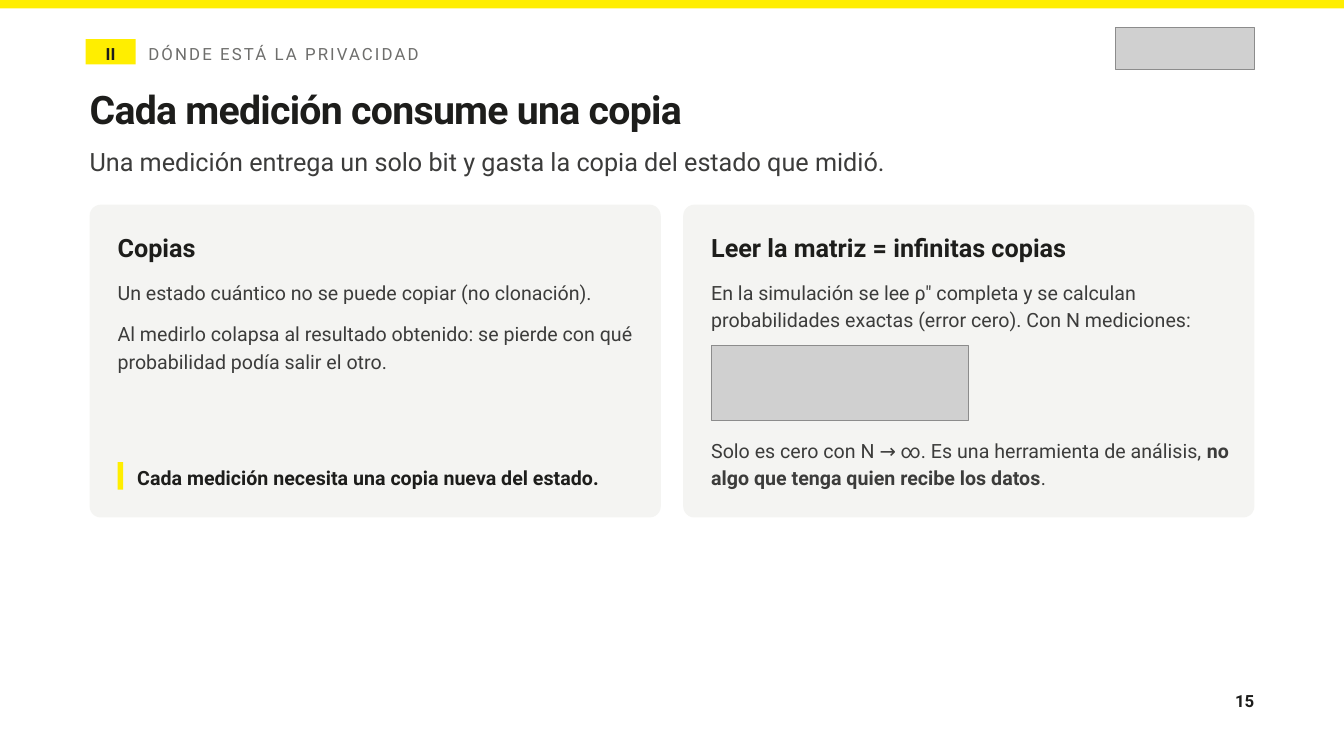
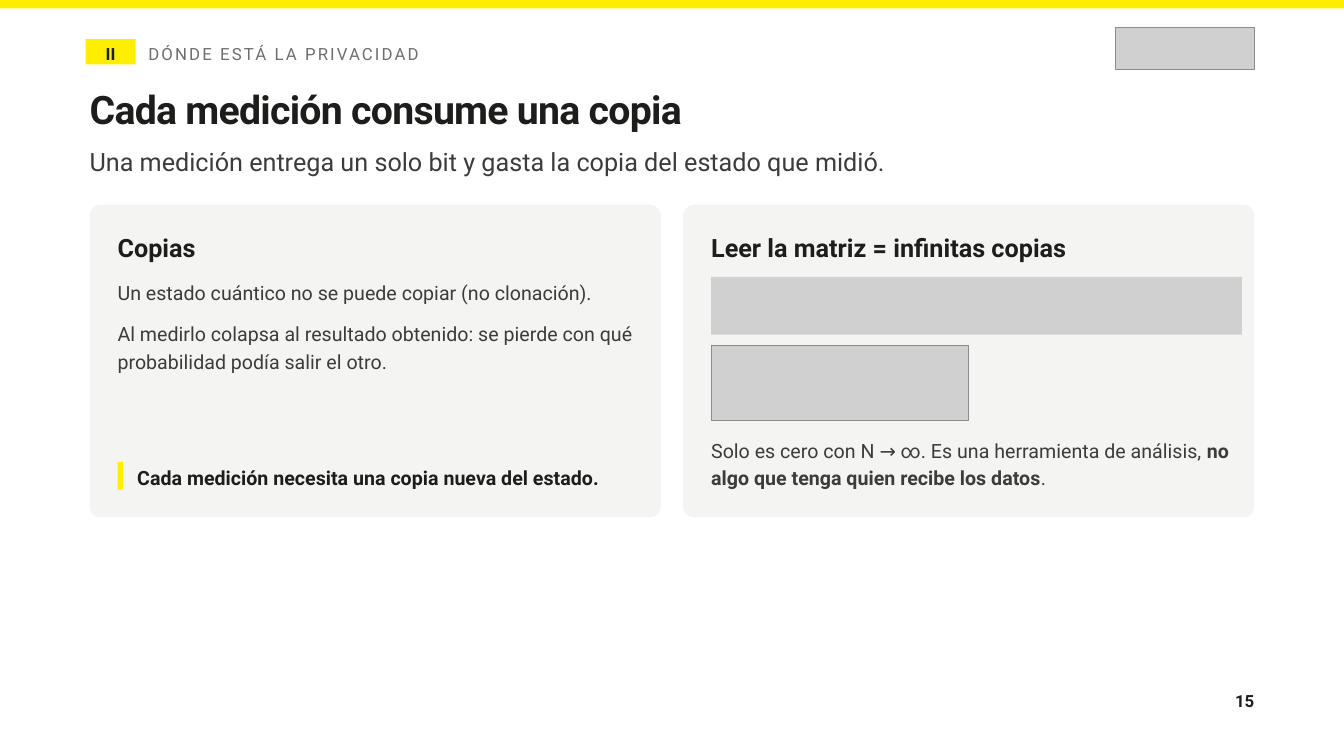
Before and after one commit to tomasSiSa18/TesisPregrado, a slide deck: slide 15 of PresentacionSemana10/Avances semana 10.pptx. Drawn at 1344x756 pixels with LibreOffice and Linux fonts; fonts in the diff are those of the drawing; grey boxes stand for pictures. Boxes give left, top, right and bottom in pixels: in the first picture for what was removed or moved away, otherwise in the second. Text is boxed around its words. In the diff, an @@ line names an element or a change of style, - is before the commit and + after.

```diff
--- a/PresentacionSemana10/Avances semana 10.pptx
+++ b/PresentacionSemana10/Avances semana 10.pptx
@@ text removed at (711, 285, 1191, 331) @@
-En la simulación se lee ρ″ completa y se calculan probabilidades exactas (error cero). Con N mediciones:
@@ picture added at (712, 277, 1242, 335) @@
```
Also in this commit, not shown: 2 other slides changed, 1 other file.
